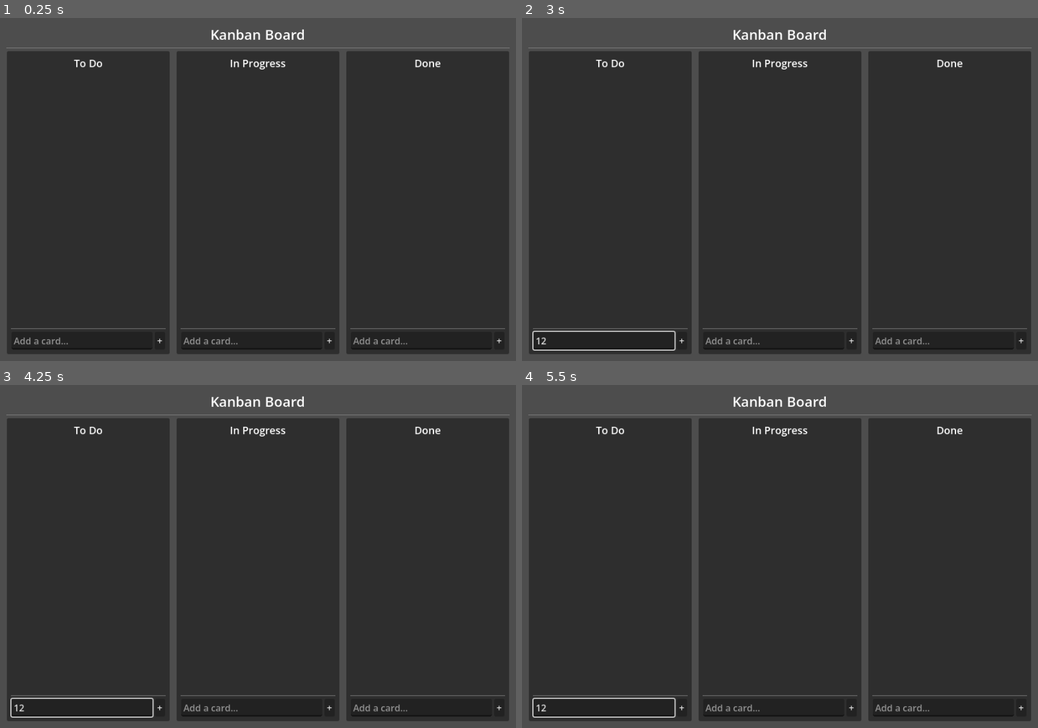
Above: before the commit, frames 1-4 (two rows, left to right).
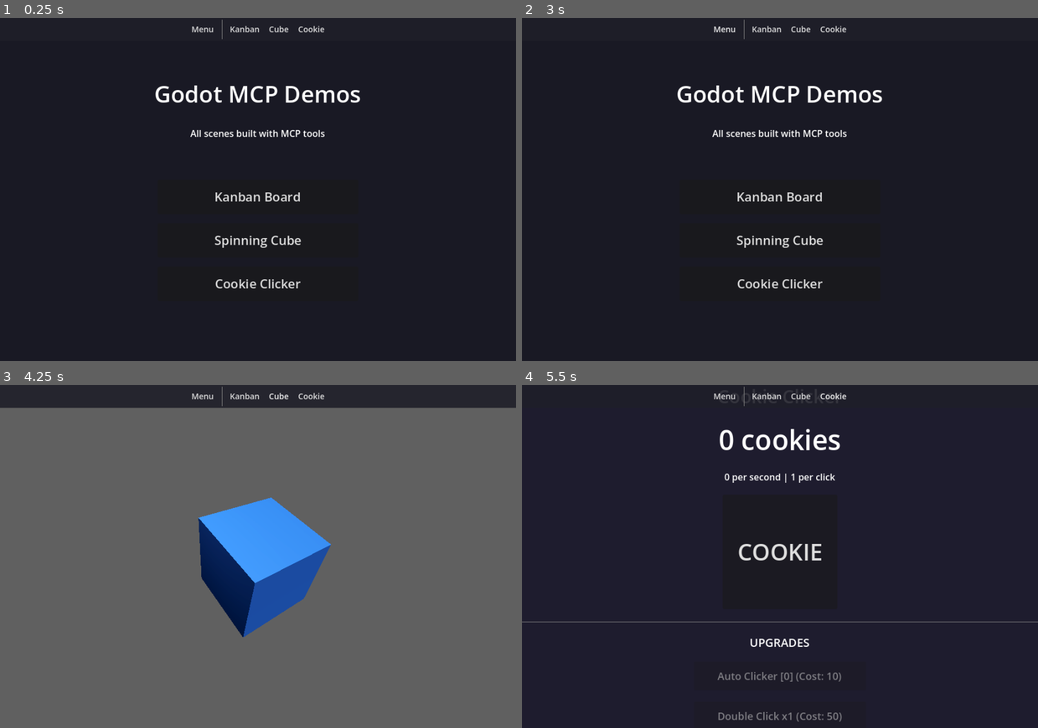
Above: after the commit, the same moments.

Repository: slangwald/godot-mcp
Game: Godot game, scene res://examples/launcher/launcher.tscn
Same seed, same stepped clock (60 frames per second), same inputs: the game is played once before the commit and once after it. Before the commit the project starts from res://examples/kanban/main.tscn.
Inputs (mouse positions are in pixels of both pictures, inside the frame that each line leads up to):
- Up to frame 1 (0.25 s): no input
- Up to frame 2 (3 s): click (723, 28) at 0.5 s, where only the run after the commit has a clickable "Menu"; click (764, 28) at 1.25 s, where only the run after the commit has a clickable "Kanban"; click (604, 340) at 2.02 s; type "12" at 2.1 s; click (723, 28) at 2.75 s, where only the run after the commit has a clickable "Menu"
- Up to frame 3 (4.25 s): click (278, 395) at 3.5 s, where only the run after the commit has a clickable "Cube"
- Up to frame 4 (5.5 s): click (723, 395) at 4.25 s, where only the run after the commit has a clickable "Menu"; click (831, 395) at 5 s, where only the run after the commit has a clickable "Cookie"

The runs differ from the first frame. In frame 1, 19% of the frame differs, in the area x 0-100%, y 0-100%; in frame 2, 19%; in frame 3, 90%, in the area x 0-100%, y 0-99%; in frame 4, 20%.

Commit message:
Add launcher, cookie clicker, and persistent nav bar
- Launcher scene: main menu linking all 3 example scenes
- Cookie clicker: simple idle game with auto-clickers and upgrades
- Nav bar: CanvasLayer autoload with Menu/Kanban/Cube/Cookie buttons
  that persists across all scenes for instant switching
- Update project.godot: main scene is now the launcher, add NavBar autoload

All scenes built entirely through MCP tools.

Co-Authored-By: Claude Opus 4.6 <noreply@anthropic.com>

Diff:
--- /dev/null
+++ b/examples/cookie_clicker/cookie_clicker.tscn
@@ -0,0 +1,141 @@
+[gd_scene format=3 uid="uid://bi0mufwhtbtrm"]
+
+[sub_resource type="GDScript" id="GDScript_b5si1"]
+script/source = "extends Control
+
+var cookies: int = 0
+var per_click: int = 1
+var auto_clickers: int = 0
+var auto_clicker_cost: int = 10
+var double_click_cost: int = 50
+
+@onready var score_label: Label = $Layout/ScoreLabel
+@onready var per_second_label: Label = $Layout/PerSecondLabel
+@onready var cookie_button: Button = $Layout/CookieButton
+@onready var auto_button: Button = $Layout/AutoClickerButton
+@onready var double_button: Button = $Layout/DoubleClickButton
+@onready var auto_timer: Timer = $AutoTimer
+
+
+func _ready() -> void:
+	cookie_button.pressed.connect(_on_cookie_pressed)
+	auto_button.pressed.connect(_on_auto_clicker_pressed)
+	double_button.pressed.connect(_on_double_click_pressed)
+	auto_timer.timeout.connect(_on_auto_timer)
+	_update_ui()
+
+
+func _on_cookie_pressed() -> void:
+	cookies += per_click
+	_update_ui()
+
+
+func _on_auto_clicker_pressed() -> void:
+	if cookies >= auto_clicker_cost:
+		cookies -= auto_clicker_cost
+		auto_clickers += 1
+		auto_clicker_cost = int(auto_clicker_cost * 1.5)
+		_update_ui()
+
+
+func _on_double_click_pressed() -> void:
+	if cookies >= double_click_cost:
+		cookies -= double_click_cost
+		per_click *= 2
+		double_click_cost *= 3
+		_update_ui()
+
+
+func _on_auto_timer() -> void:
+	if auto_clickers > 0:
+		cookies += auto_clickers
+		_update_ui()
+
+
+func _update_ui() -> void:
+	score_label.text = \"%d cookies\" % cookies
+	per_second_label.text = \"%d per second | %d per click\" % [auto_clickers, per_click]
+	auto_button.text = \"Auto Clicker [%d] (Cost: %d)\" % [auto_clickers, auto_clicker_cost]
+	double_button.text = \"Double Click x%d (Cost: %d)\" % [per_click, double_click_cost]
+	auto_button.disabled = cookies < auto_clicker_cost
+	double_button.disabled = cookies < double_click_cost
+"
+
+[node name="CookieClicker" type="Control" unique_id=1144580167]
+layout_mode = 3
+anchors_preset = 15
+anchor_right = 1.0
+anchor_bottom = 1.0
+grow_horizontal = 2
+grow_vertical = 2
+script = SubResource("GDScript_b5si1")
+
+[node name="Background" type="ColorRect" parent="." unique_id=898333158]
+layout_mode = 1
+anchors_preset = 15
+anchor_right = 1.0
+anchor_bottom = 1.0
+grow_horizontal = 2
+grow_vertical = 2
+color = Color(0.12, 0.11, 0.18, 1)
+
+[node name="Layout" type="VBoxContainer" parent="." unique_id=1635247873]
+layout_mode = 1
+anchors_preset = 15
+anchor_right = 1.0
+anchor_bottom = 1.0
+grow_horizontal = 2
+grow_vertical = 2
+theme_override_constants/separation = 20
+alignment = 1
+
+[node name="Title" type="Label" parent="Layout" unique_id=1953293121]
+layout_mode = 2
+theme_override_font_sizes/font_size = 32
+text = "Cookie Clicker"
+horizontal_alignment = 1
+
+[node name="ScoreLabel" type="Label" parent="Layout" unique_id=508214236]
+layout_mode = 2
+theme_override_font_sizes/font_size = 48
+text = "0 cookies"
+horizontal_alignment = 1
+
+[node name="PerSecondLabel" type="Label" parent="Layout" unique_id=638839769]
+layout_mode = 2
+theme_override_font_sizes/font_size = 16
+text = "0 per second"
+horizontal_alignment = 1
+
+[node name="CookieButton" type="Button" parent="Layout" unique_id=809376758]
+custom_minimum_size = Vector2(200, 200)
+layout_mode = 2
+size_flags_horizontal = 4
+theme_override_font_sizes/font_size = 40
+text = "COOKIE"
+
+[node name="Sep" type="HSeparator" parent="Layout" unique_id=1568558447]
+layout_mode = 2
+
+[node name="ShopTitle" type="Label" parent="Layout" unique_id=559831638]
+layout_mode = 2
+theme_override_font_sizes/font_size = 20
+text = "UPGRADES"
+horizontal_alignment = 1
+
+[node name="AutoClickerButton" type="Button" parent="Layout" unique_id=1961056532]
+custom_minimum_size = Vector2(300, 50)
+layout_mode = 2
+size_flags_horizontal = 4
+theme_override_font_sizes/font_size = 18
+text = "Auto Clicker (Cost: 10)"
+
+[node name="DoubleClickButton" type="Button" parent="Layout" unique_id=641126702]
+custom_minimum_size = Vector2(300, 50)
+layout_mode = 2
+size_flags_horizontal = 4
+theme_override_font_sizes/font_size = 18
+text = "Double Click (Cost: 50)"
+
+[node name="AutoTimer" type="Timer" parent="." unique_id=801253150]
+autostart = true
--- /dev/null
+++ b/examples/launcher/launcher.tscn
@@ -0,0 +1,93 @@
+[gd_scene format=3 uid="uid://b15hvbrf4cpfe"]
+
+[sub_resource type="GDScript" id="GDScript_cksos"]
+script/source = "extends Control
+
+const SCENES := {
+	\"kanban\": \"res://examples/kanban/main.tscn\",
+	\"cube\": \"res://examples/cube/cube.tscn\",
+	\"cookie\": \"res://examples/cookie_clicker/cookie_clicker.tscn\",
+}
+
+@onready var kanban_btn: Button = $Center/Buttons/KanbanButton
+@onready var cube_btn: Button = $Center/Buttons/CubeButton
+@onready var cookie_btn: Button = $Center/Buttons/CookieButton
+
+
+func _ready() -> void:
+	kanban_btn.pressed.connect(func(): get_tree().change_scene_to_file(SCENES[\"kanban\"]))
+	cube_btn.pressed.connect(func(): get_tree().change_scene_to_file(SCENES[\"cube\"]))
+	cookie_btn.pressed.connect(func(): get_tree().change_scene_to_file(SCENES[\"cookie\"]))
+
+
+func _unhandled_input(event: InputEvent) -> void:
+	if event.is_action_pressed(\"ui_cancel\"):
+		get_tree().change_scene_to_file(\"res://examples/launcher/launcher.tscn\")
+"
+
+[node name="Launcher" type="Control" unique_id=1478478391]
+layout_mode = 3
+anchors_preset = 15
+anchor_right = 1.0
+anchor_bottom = 1.0
+grow_horizontal = 2
+grow_vertical = 2
+script = SubResource("GDScript_cksos")
+
+[node name="Background" type="ColorRect" parent="." unique_id=344533209]
+layout_mode = 1
+anchors_preset = 15
+anchor_right = 1.0
+anchor_bottom = 1.0
+grow_horizontal = 2
+grow_vertical = 2
+color = Color(0.1, 0.1, 0.14, 1)
+
+[node name="Center" type="VBoxContainer" parent="." unique_id=2106667217]
+layout_mode = 1
+anchors_preset = 15
+anchor_right = 1.0
+anchor_bottom = 1.0
+grow_horizontal = 2
+grow_vertical = 2
+theme_override_constants/separation = 30
+alignment = 1
+
+[node name="Title" type="Label" parent="Center" unique_id=715130320]
+layout_mode = 2
+theme_override_font_sizes/font_size = 40
+text = "Godot MCP Demos"
+horizontal_alignment = 1
+
+[node name="Subtitle" type="Label" parent="Center" unique_id=1986648149]
+layout_mode = 2
+theme_override_font_sizes/font_size = 16
+text = "All scenes built with MCP tools"
+horizontal_alignment = 1
+
+[node name="Spacer" type="Control" parent="Center" unique_id=1499798455]
+custom_minimum_size = Vector2(0, 10)
+layout_mode = 2
+
+[node name="Buttons" type="VBoxContainer" parent="Center" unique_id=839904903]
+layout_mode = 2
+size_flags_horizontal = 4
+theme_override_constants/separation = 16
+
+[node name="KanbanButton" type="Button" parent="Center/Buttons" unique_id=583233828]
+custom_minimum_size = Vector2(350, 60)
+layout_mode = 2
+theme_override_font_sizes/font_size = 22
+text = "Kanban Board"
+
+[node name="CubeButton" type="Button" parent="Center/Buttons" unique_id=1648345625]
+custom_minimum_size = Vector2(350, 60)
+layout_mode = 2
+theme_override_font_sizes/font_size = 22
+text = "Spinning Cube"
+
+[node name="CookieButton" type="Button" parent="Center/Buttons" unique_id=1014332790]
+custom_minimum_size = Vector2(350, 60)
+layout_mode = 2
+theme_override_font_sizes/font_size = 22
+text = "Cookie Clicker"
--- /dev/null
+++ b/examples/launcher/nav_bar.gd
@@ -0,0 +1,53 @@
+extends CanvasLayer
+
+const SCENES := {
+	"menu": "res://examples/launcher/launcher.tscn",
+	"kanban": "res://examples/kanban/main.tscn",
+	"cube": "res://examples/cube/cube.tscn",
+	"cookie": "res://examples/cookie_clicker/cookie_clicker.tscn",
+}
+
+var bar: HBoxContainer
+
+
+func _ready() -> void:
+	layer = 100
+
+	var panel := PanelContainer.new()
+	panel.anchor_right = 1.0
+	panel.size = Vector2(0, 40)
+	add_child(panel)
+
+	var style := StyleBoxFlat.new()
+	style.bg_color = Color(0.12, 0.12, 0.16, 0.9)
+	style.content_margin_left = 8
+	style.content_margin_right = 8
+	style.content_margin_top = 4
+	style.content_margin_bottom = 4
+	panel.add_theme_stylebox_override("panel", style)
+
+	bar = HBoxContainer.new()
+	bar.alignment = BoxContainer.ALIGNMENT_CENTER
+	bar.add_theme_constant_override("separation", 8)
+	panel.add_child(bar)
+
+	_add_button("Menu", SCENES["menu"])
+	_add_separator()
+	_add_button("Kanban", SCENES["kanban"])
+	_add_button("Cube", SCENES["cube"])
+	_add_button("Cookie", SCENES["cookie"])
+
+
+func _add_button(label: String, scene_path: String) -> void:
+	var btn := Button.new()
+	btn.text = label
+	btn.flat = true
+	btn.add_theme_font_size_override("font_size", 14)
+	btn.pressed.connect(func(): get_tree().change_scene_to_file(scene_path))
+	bar.add_child(btn)
+
+
+func _add_separator() -> void:
+	var sep := VSeparator.new()
+	sep.custom_minimum_size.x = 2
+	bar.add_child(sep)
--- a/project.godot
+++ b/project.godot
@@ -10,8 +10,8 @@
 
 [application]
 
-config/name="Kanban Board"
-run/main_scene="res://examples/kanban/main.tscn"
+config/name="Godot MCP Demos"
+run/main_scene="res://examples/launcher/launcher.tscn"
 config/features=PackedStringArray("4.6", "GL Compatibility")
 run/low_processor_mode=true
 config/icon="res://icon.svg"
@@ -24,6 +24,7 @@
 
 BoardManager="*res://examples/kanban/board_manager.gd"
 McpBridgeGame="*res://mcp_bridge_game.gd"
+NavBar="*res://examples/launcher/nav_bar.gd"
 
 [display]
 
Not shown, added: examples/launcher/nav_bar.gd.uid
